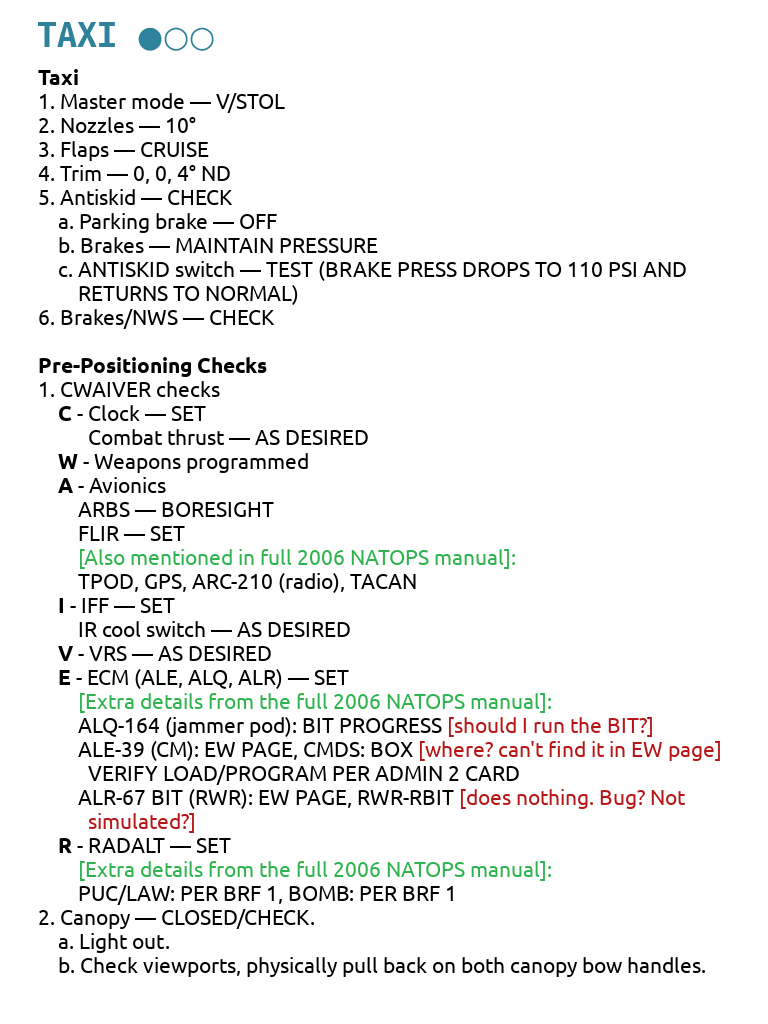
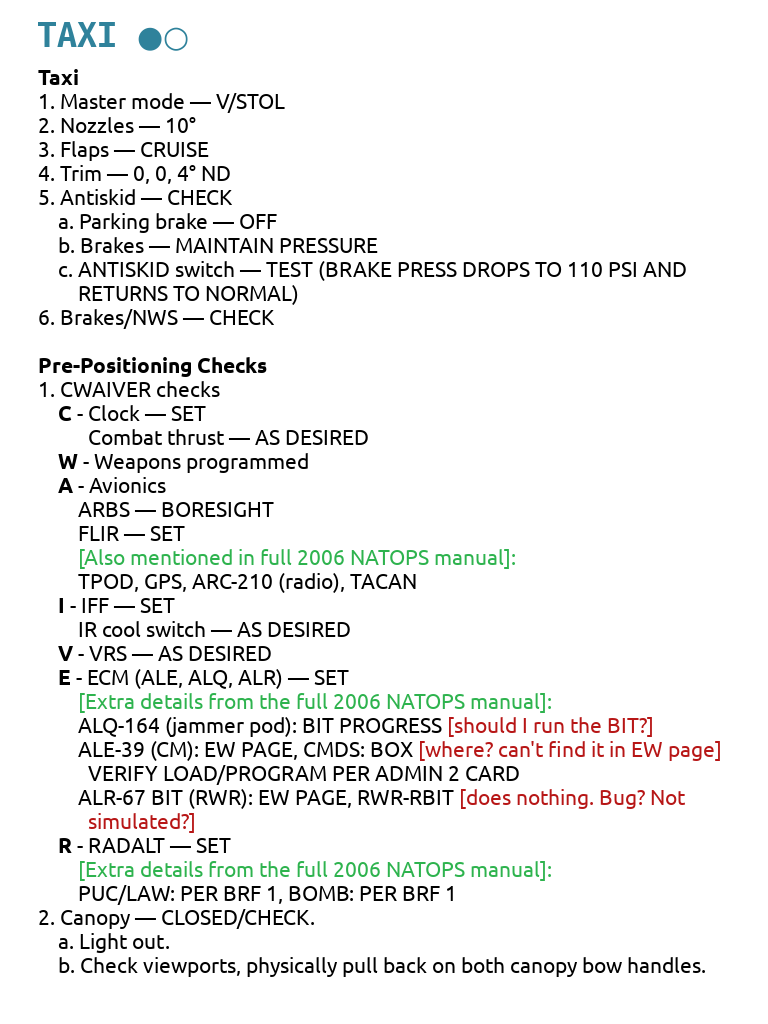
Revision of a layered 768x1024 image; what changed, layer by layer:
renamed "TAXI ●○○" to "TAXI ●○", painted on it over [190, 27, 214, 51]
